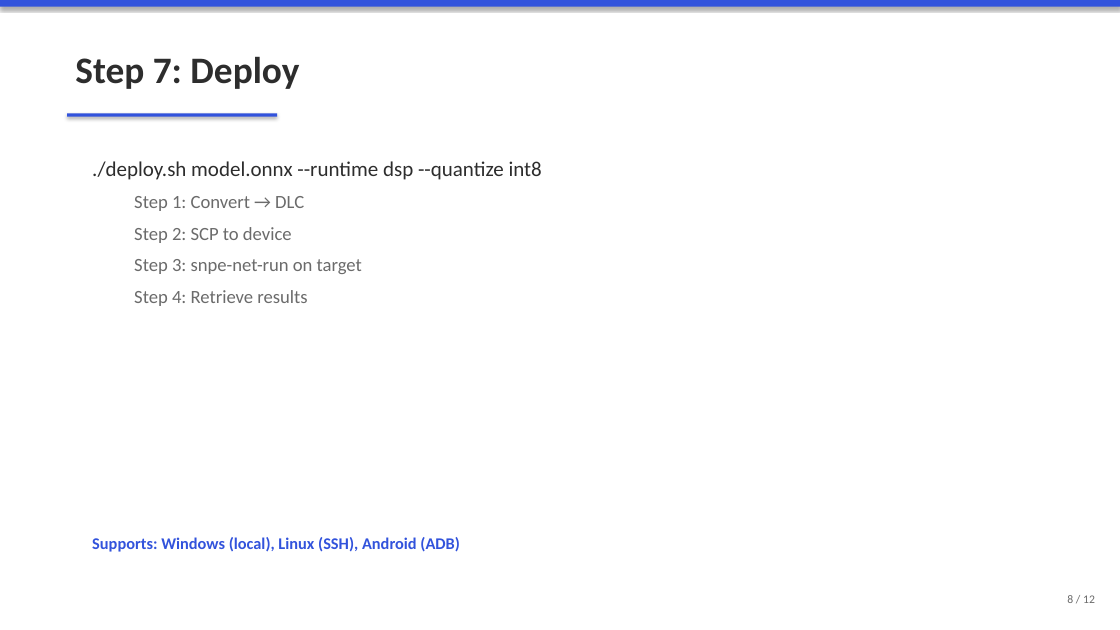
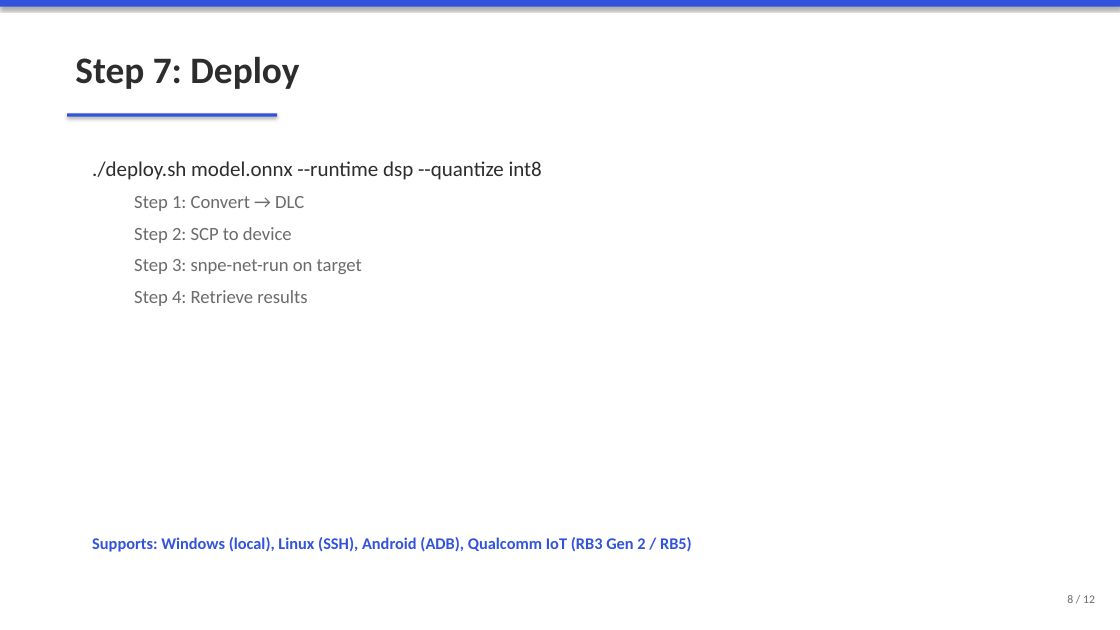
Before and after one commit to pkr465/QUAD, a slide deck: slide 8 of docs/QUAD_User_Journey.pptx. Drawn at 1120x630 pixels with LibreOffice and Linux fonts; fonts in the diff are those of the drawing. Boxes give left, top, right and bottom in pixels: in the first picture for what was removed or moved away, otherwise in the second. Text is boxed around its words. In the diff, an @@ line names an element or a change of style, - is before the commit and + after.

```diff
--- a/docs/QUAD_User_Journey.pptx
+++ b/docs/QUAD_User_Journey.pptx
@@ text at (92,537,692,552): text changed @@
-Supports: Windows (local), Linux (SSH), Android (ADB)
+Supports: Windows (local), Linux (SSH), Android (ADB), Qualcomm IoT (RB3 Gen 2 / RB5)
```
Also in this commit, not shown: 4 other slides changed, 14 other files.
